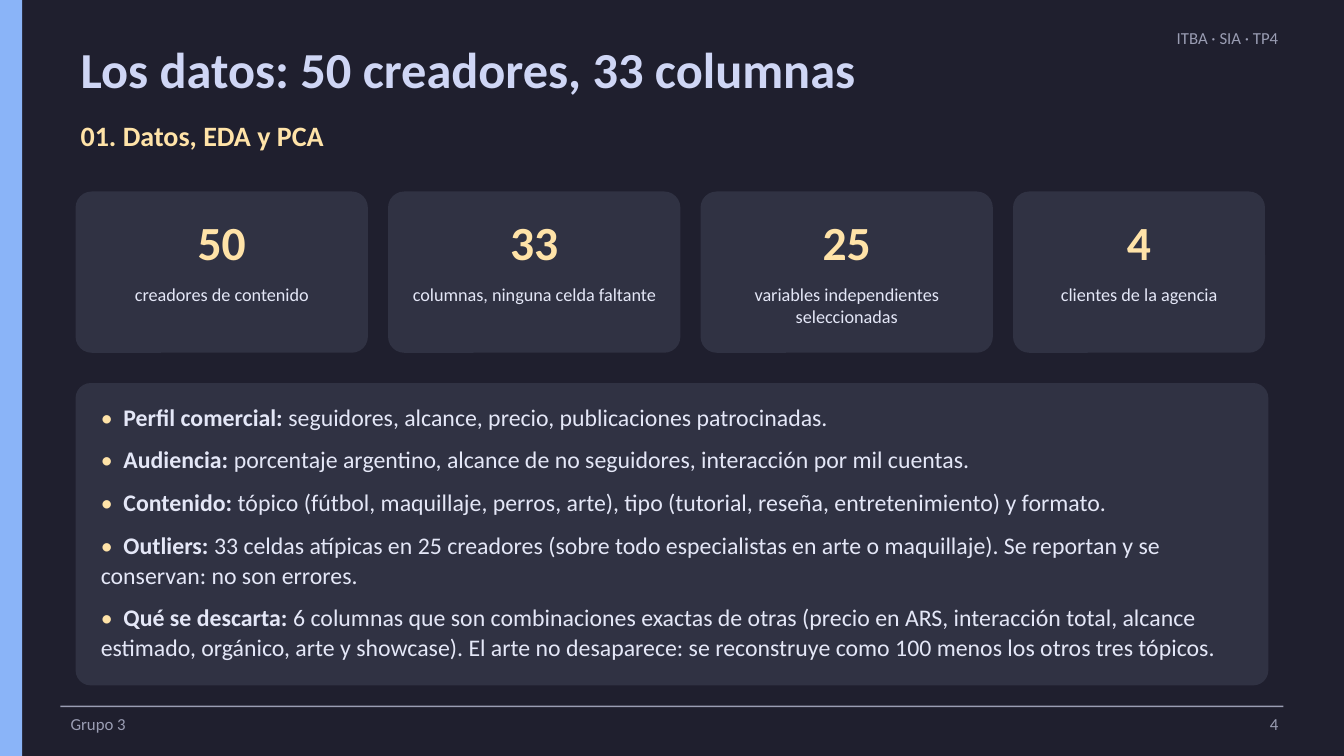
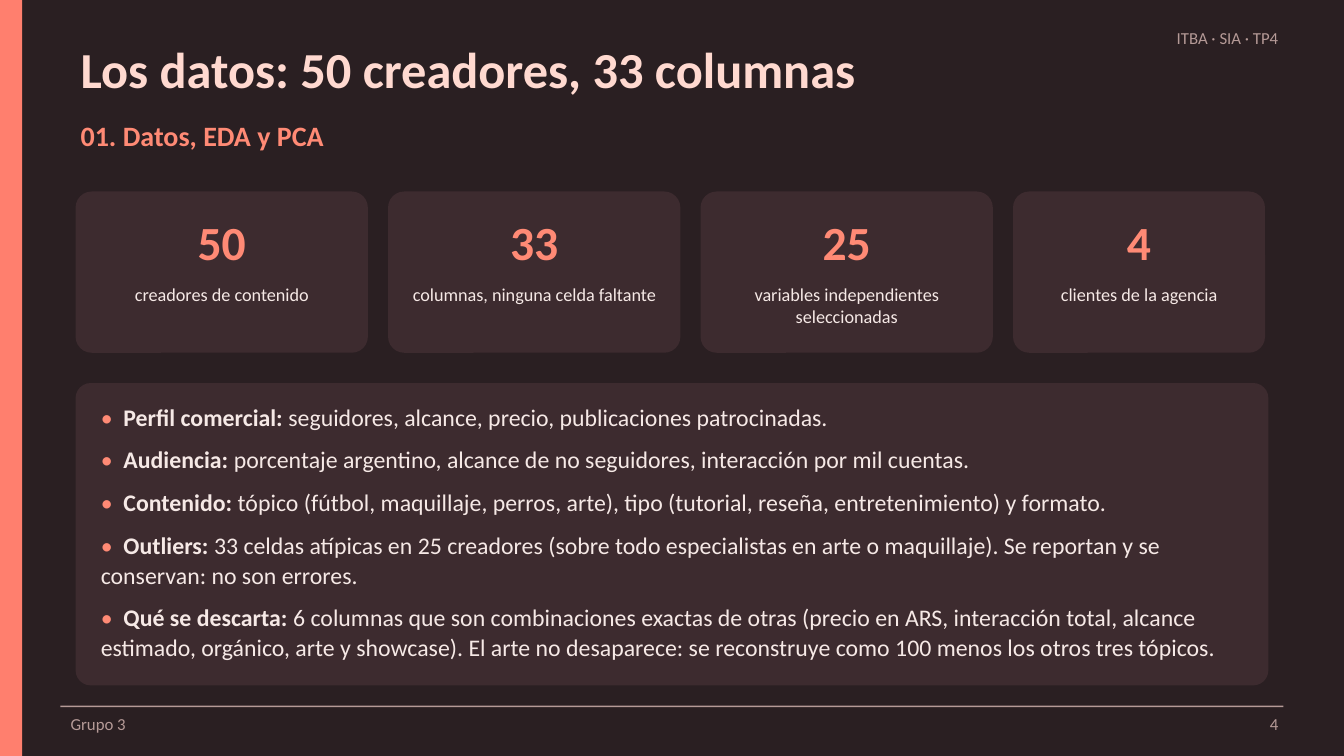
Before and after one commit to ldicandia/SIA-G3, a slide deck: slide 4 of TP4/docs/presentacion/TP4-presentacion.pptx. Drawn at 1344x756 pixels with LibreOffice and Linux fonts; fonts in the diff are those of the drawing. Boxes give left, top, right and bottom in pixels: in the first picture for what was removed or moved away, otherwise in the second. Text is boxed around its words. In the diff, an @@ line names an element or a change of style, - is before the commit and + after.

Commit message:
docs(quick): switch presentation theme to coral

```diff
--- a/TP4/docs/presentacion/TP4-presentacion.pptx
+++ b/TP4/docs/presentacion/TP4-presentacion.pptx
@@ background #1F1F2E to #2A1F22 @@
@@ rectangle at (x1=0, y1=0, x2=22, y2=756): fill #8AB4F8 to #FF7F6E @@
@@ text colour #9A9DB3 to #B59A97 in 3 elements at (x1=71, y1=719, x2=125, y2=733), (x1=1270, y1=719, x2=1278, y2=730), (x1=1177, y1=33, x2=1278, y2=44) @@
@@ text "Los datos: 50 creadores, 33 ..." at (x1=81, y1=52, x2=855, y2=95): text colour #CFD6F5 to #FFD9D0 @@
@@ text colour #FFE3A8 to #FF8A75 in 5 elements at (x1=81, y1=127, x2=324, y2=151), (x1=198, y1=229, x2=246, y2=261), (x1=510, y1=229, x2=558, y2=261), (x1=823, y1=229, x2=871, y2=261), (x1=1127, y1=229, x2=1151, y2=260) @@
@@ text colour #E4E7F7 to #F6E9E6 in 4 elements at (x1=135, y1=288, x2=309, y2=301), (x1=413, y1=288, x2=656, y2=304), (x1=755, y1=288, x2=939, y2=323), (x1=1061, y1=288, x2=1217, y2=304) @@
@@ fill #303243 to #3D2B2F in 5 elements at (x1=76, y1=192, x2=368, y2=353), (x1=388, y1=192, x2=681, y2=353), (x1=701, y1=192, x2=993, y2=353), (x1=1013, y1=192, x2=1265, y2=353), (x1=76, y1=383, x2=1268, y2=686) @@
@@ text "• Perfil comercial: seguidores, alcance, ..." at (x1=101, y1=409, x2=1214, y2=660): text colour #FFE3A8 to #FF8A75 in "•", "•", "•", "•" and 1 more places; text colour #E4E7F7 to #F6E9E6 @@
@@ rectangle at (x1=60, y1=706, x2=1284, y2=707): fill #9A9DB3 to #B59A97 @@
```
Also in this commit, not shown: 38 other slides changed, 1 other file.
